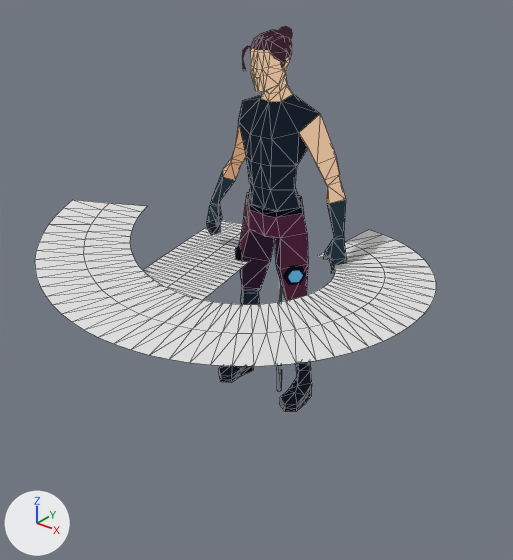
One commit to the glTF model Assets/player/scifi-character.glb: the scene before it, then after it.
Both versions are drawn from a 50 mm lens placed at (2.22, -2.96, 2.47), pointed at (0.13, -0.34, 0.85). The axes (+X, +Y, +Z) are drawn at lower left. The lights are the same throughout. The older version comes first. Mesh edges are drawn as thin lines on the coarser meshes.

The older version as bpy lines, for what is in view:
```python
me_char_003 = bpy.data.meshes.new('Char.003')
me_char_003.from_pydata(...)  # 194 vertices, 372 faces; spans x -0.096..0.096, y -0.193..0.089, z 1.86..2.068
me_char_003.materials.append(mat_material_003)
me_nurbspath_004 = bpy.data.meshes.new('NurbsPath.004')
me_nurbspath_004.from_pydata(...)  # 108 vertices, 140 faces; spans x -0.69..0.08, y -1.13..0.38, z 0.81
me_nurbspath_006 = bpy.data.meshes.new('NurbsPath.006')
me_nurbspath_006.from_pydata(...)  # 144 vertices, 188 faces; spans x -1.36..1.04, y -1.31..0.46, z 0.91..0.97
ob_daggertrail = bpy.data.objects.new('DaggerTrail', me_nurbspath_004)
ob_daggertrail.location = (0.0, 0.0, 0.0)
ob_hair = bpy.data.objects.new('Hair', me_char_003)
ob_hair.location = (0.0, 0.0, 0.0)
ob_swordtrail = bpy.data.objects.new('SwordTrail', me_nurbspath_006)
ob_swordtrail.location = (0.0, 0.0, 0.0)
# also in view: 'Char' at (0.0, -0.05, 1.03)
```
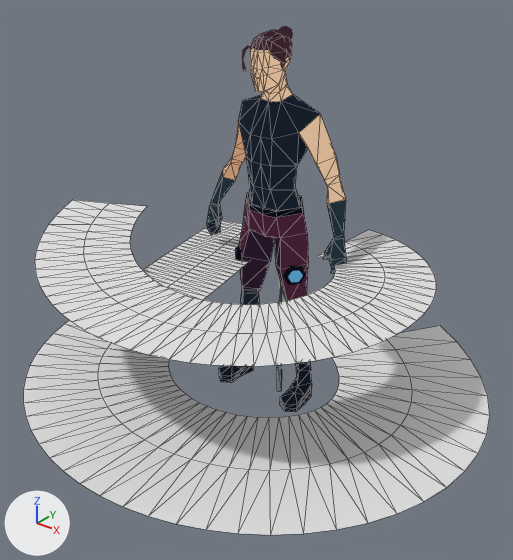
Boxes (x1, y1, x2, y2) around the edits, measured in the pictures (513 x 560 px):
```json
{"object": "KickTrail", "change": "added", "after": [23, 321, 490, 535]}
```

Edits to the scene script, one JSON object a line:
```json
{"op": "add", "block": "me_nurbspath_003", "code": ["me_nurbspath_003 = bpy.data.meshes.new('NurbsPath.003')", "me_nurbspath_003.from_pydata(...)  # 120 vertices, 156 faces; spans x -1.19..1.38, y -1.53..0.78, z 0.28"]}
{"op": "add", "block": "ob_kicktrail", "code": ["ob_kicktrail = bpy.data.objects.new('KickTrail', me_nurbspath_003)", "ob_kicktrail.location = (0.0, 0.0, 0.0)"]}
```
